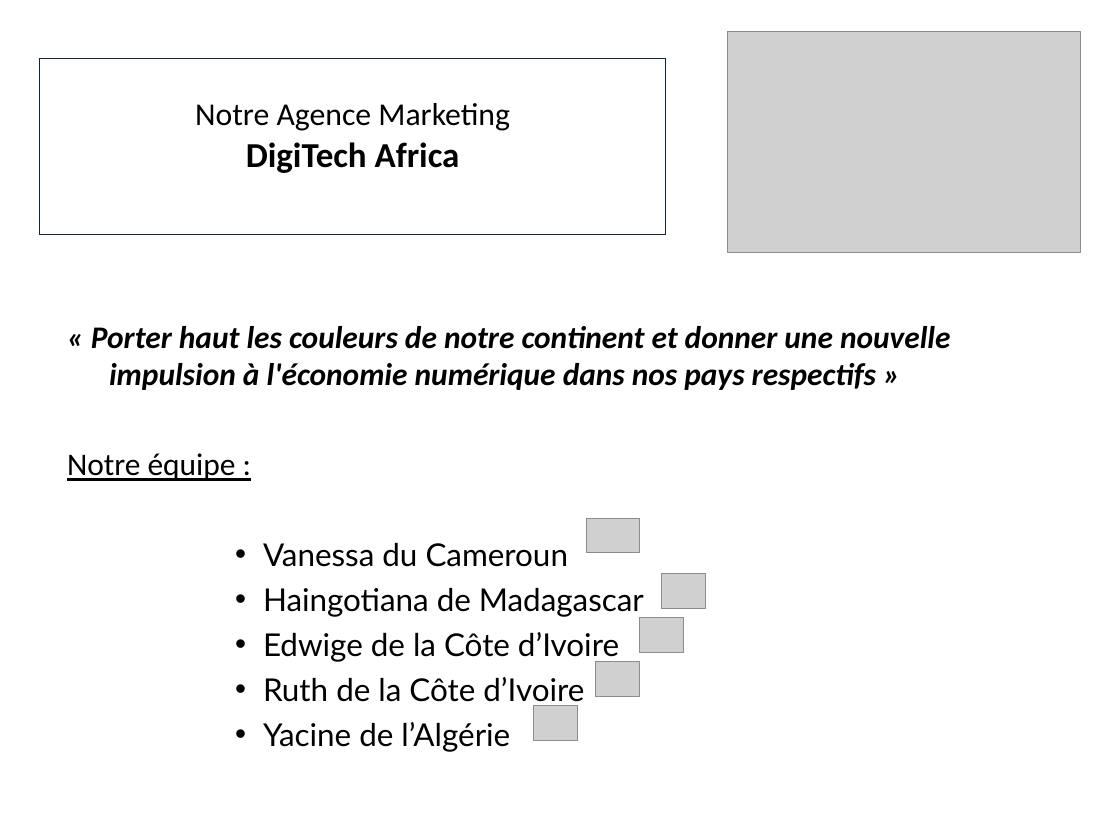
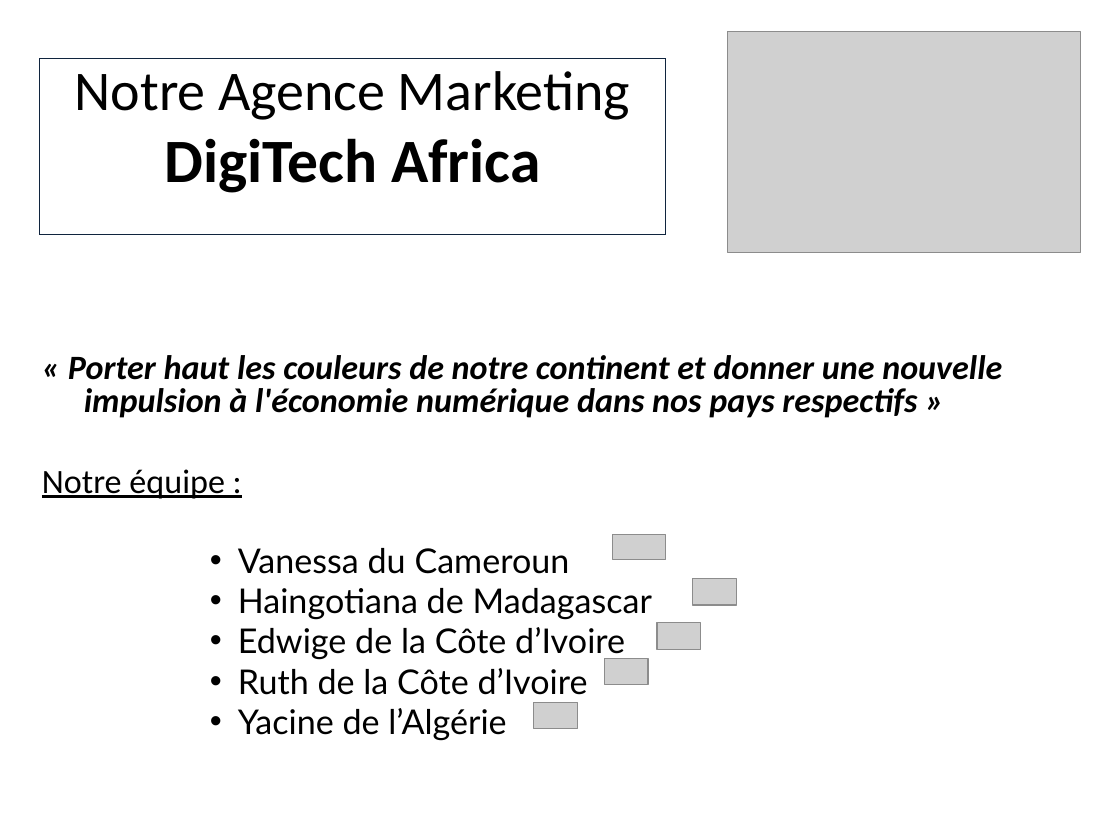
Before and after one commit to edwigesay22/SAYNA-MARKETING-EVALUATIONF-112022, a slide deck: slide 2 of Presentation_de_levaluation_finale_-_EA_Design.pptx. Drawn at 1120x840 pixels with LibreOffice and Linux fonts; fonts in the diff are those of the drawing; grey boxes stand for pictures. Boxes give left, top, right and bottom in pixels: in the first picture for what was removed or moved away, otherwise in the second. Text is boxed around its words. In the diff, an @@ line names an element or a change of style, - is before the commit and + after.

```diff
--- a/Presentation_de_levaluation_finale_-_EA_Design.pptx
+++ b/Presentation_de_levaluation_finale_-_EA_Design.pptx
@@ title "Notre Agence Marketing DigiTech Africa" at <box>39,58,665,234</box>: size 20.4 to 36 pt in "Notre Agence Marketing"; size 22.4 to 39.6 pt in "DigiTech Africa" @@
@@ text "« Porter haut les couleurs ...": place and size @@
-text "« Porter haut les couleurs ..." at <box>67,326,951,752</box>
+text "« Porter haut les couleurs ..." at <box>42,355,1002,741</box>
@@ text "« Porter haut les couleurs ..." at <box>42,355,1002,741</box>: size 20.2 to 22 pt; line spacing 1 to 0.8 @@
@@ picture: place and size @@
-picture at <box>587,519,640,552</box>
+picture at <box>613,534,665,559</box>
@@ picture: place and size @@
-picture at <box>662,573,706,608</box>
+picture at <box>692,579,736,606</box>
@@ picture: place and size @@
-picture at <box>640,617,683,652</box>
+picture at <box>657,623,701,650</box>
@@ picture: place and size @@
-picture at <box>596,662,640,697</box>
+picture at <box>604,659,647,685</box>
@@ picture: place and size @@
-picture at <box>533,706,577,740</box>
+picture at <box>533,702,577,729</box>
```
Also in this commit, not shown: 6 other slides changed, 1 other file.
